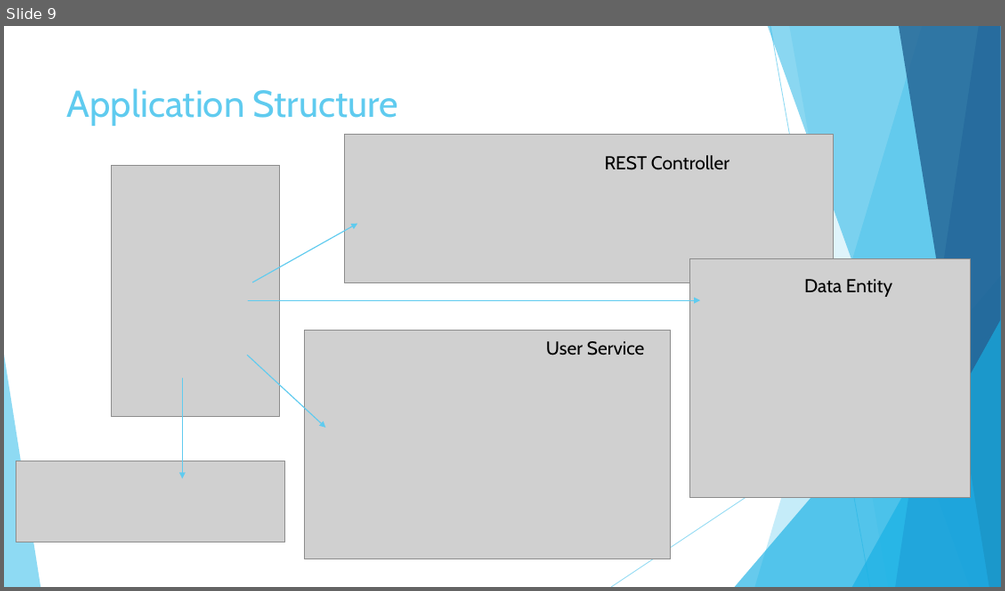
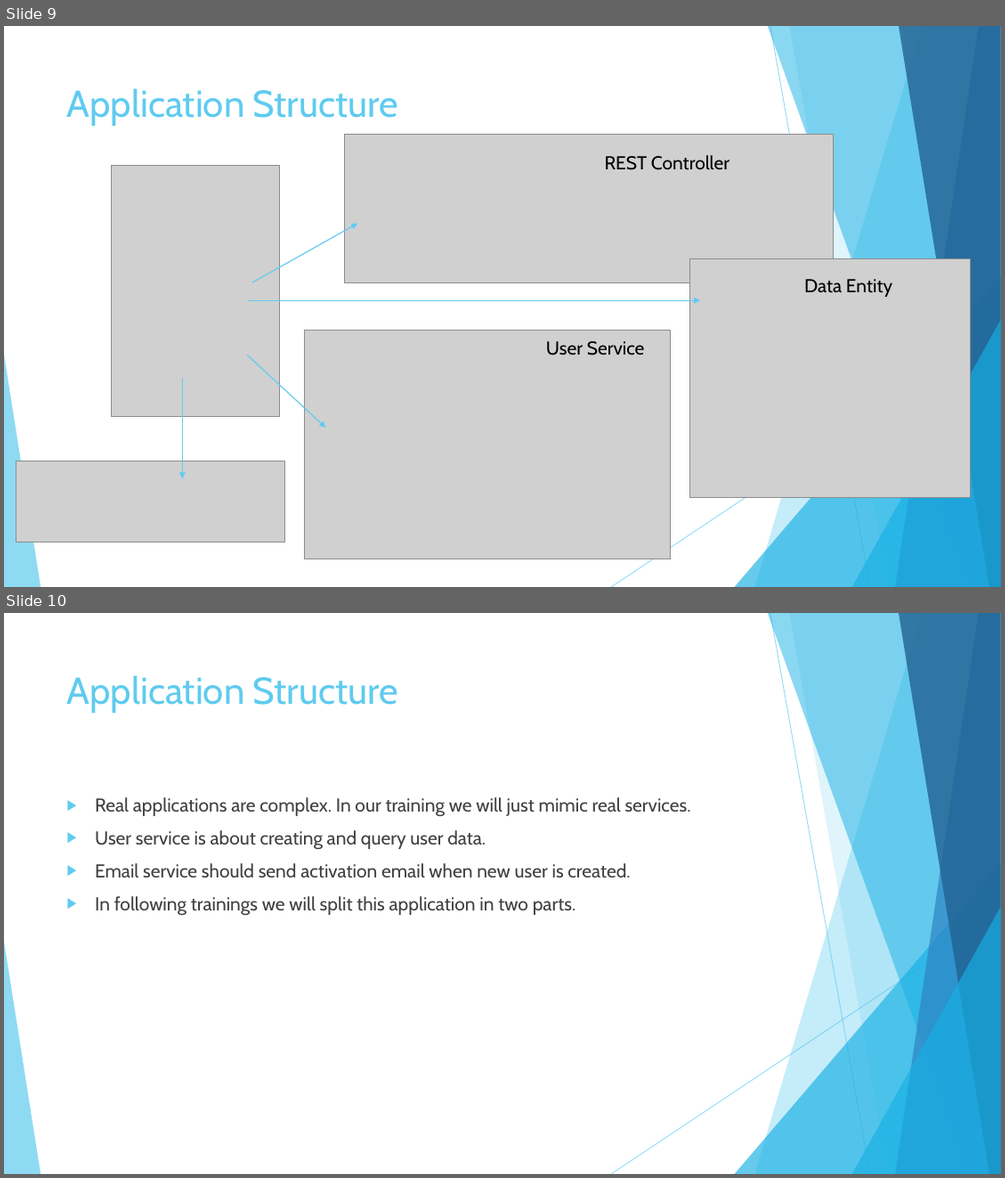
Before and after one commit to vlytsus/springboot-cloud-demo-one, a slide deck: docs/Introduction_To_Microservices_Part_1.pptx. Shown one above the other, each under a label of ours: slide 9 before the commit, slides 9 and 10 after it. The pictures are 1005x591 and 1005x1178 pixels, drawn with LibreOffice and Linux fonts; fonts in the diff are those of the drawing; grey boxes stand for pictures. Boxes give left, top, right and bottom in pixels: in the first picture for what was removed or moved away, otherwise in the second. Text is boxed around its words. In the diff, an @@ line names an element or a change of style, - is before the commit and + after.

```diff
--- a/docs/Introduction_To_Microservices_Part_1.pptx
+++ b/docs/Introduction_To_Microservices_Part_1.pptx
@@ slide 10 added at (4, 613, 1001, 1174), background #FFFFFF; not listed: 10 template elements that a slide beside it also shows @@
@@ title added at (67, 675, 398, 713), 36 pt, text #5FCBEF @@
+Application Structure
@@ text added at (95, 797, 691, 915), 18 pt, text #404040 @@
+▶ Real applications are complex. In our training we will just mimic real services.
+▶ User service is about creating and query user data.
+▶ Email service should send activation email when new user is created.
+▶ In following trainings we will split this application in two parts.
```
Also in this commit, not shown: 2 slides changed, 1 other slide added.
